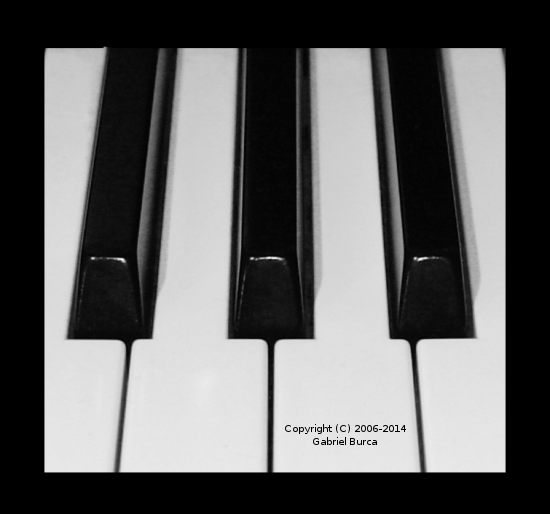
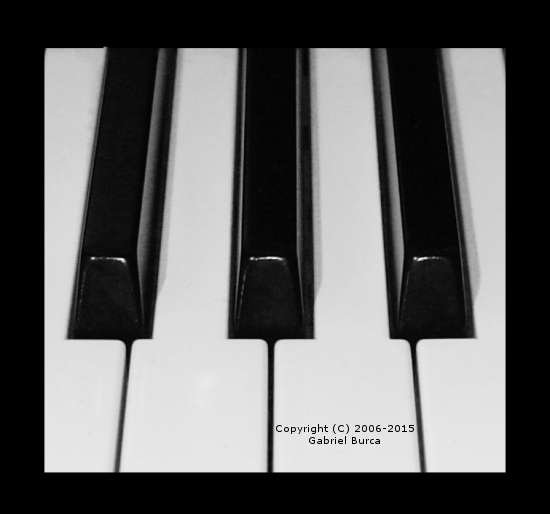
Before/after of a 550 x 514 layered artwork. What changed in the layer stack:
renamed "Copyright (C) 2006-2014 ..." to "Copyright (C) 2006-2015 ...", painted on it over (x1=276, y1=424, x2=414, y2=445)
